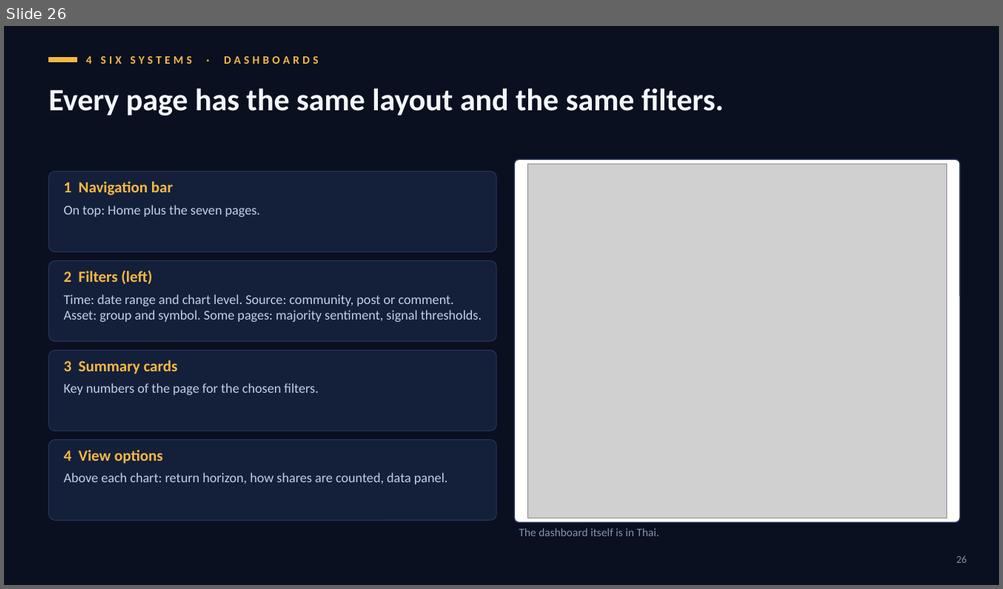
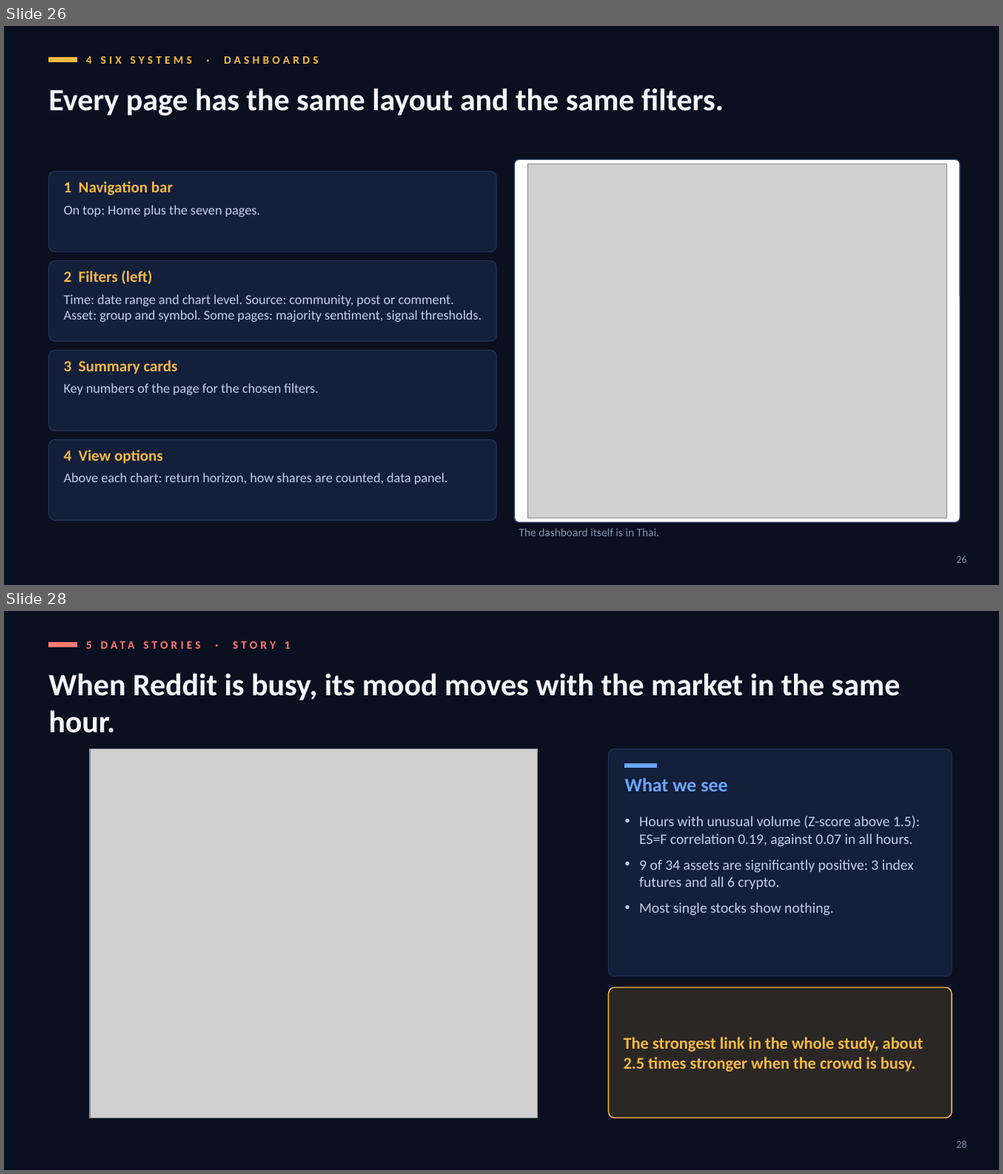
Before and after one commit to cat-arm/reddit-sentiment-market-warehouse-is, a slide deck: docs/presentation/defence_deck_en_v5.pptx. Shown one above the other, each under a label of ours: slide 26 before the commit, slides 26 and 28 after it; the slides between them are not shown. The pictures are 1003x589 and 1003x1174 pixels, drawn with LibreOffice and Linux fonts; fonts in the diff are those of the drawing; grey boxes stand for pictures. Boxes give left, top, right and bottom in pixels: in the first picture for what was removed or moved away, otherwise in the second. Text is boxed around its words. In the diff, an @@ line names an element or a change of style, - is before the commit and + after.

```diff
--- a/docs/presentation/defence_deck_en_v5.pptx
+++ b/docs/presentation/defence_deck_en_v5.pptx
@@ slide 28 added at bbox=[4, 611, 999, 1170], background #0A1020 @@
@@ rectangle added at bbox=[48, 642, 77, 647], fill #FF7A70, outline #FF7A70 1 pt @@
@@ text added at bbox=[86, 641, 290, 649], 11 pt, text #FF7A70, bold @@
+5 DATA STORIES · STORY 1
@@ text added at bbox=[48, 673, 900, 733], 30 pt, text #F4F7FC, bold @@
+When Reddit is busy, its mood moves with the market in the same hour.
@@ picture added at bbox=[90, 749, 538, 1119] @@
@@ rounded rectangle added at bbox=[609, 749, 951, 977], fill #141F3A, outline #26355A 0.75 pt @@
@@ rectangle added at bbox=[625, 764, 656, 768], fill #6AA6FF, outline #6AA6FF 1 pt @@
@@ text added at bbox=[625, 778, 727, 792], 18.5 pt, text #6AA6FF, bold @@
+What we see
@@ text added at bbox=[639, 816, 919, 916], 14 pt, text #C3CFE4 @@
+• Hours with unusual volume (Z-score above 1.5): ES=F correlation 0.19, against 0.07 in all hours.
+• 9 of 34 assets are significantly positive: 3 index futures and all 6 crypto.
+• Most single stocks show nothing.
@@ rounded rectangle added at bbox=[609, 988, 951, 1119], fill #F5B942 at 14% opacity, outline #F5B942 1 pt @@
@@ text added at bbox=[623, 1037, 923, 1072], 16 pt, text #F5B942, bold @@
+The strongest link in the whole study, about 2.5 times stronger when the crowd is busy.
@@ page number added at bbox=[956, 1141, 966, 1148], 10 pt, text #8392B0 @@
+28
```
Also in this commit, not shown: 2 slides changed, 4 other slides added, 8 slides removed.
